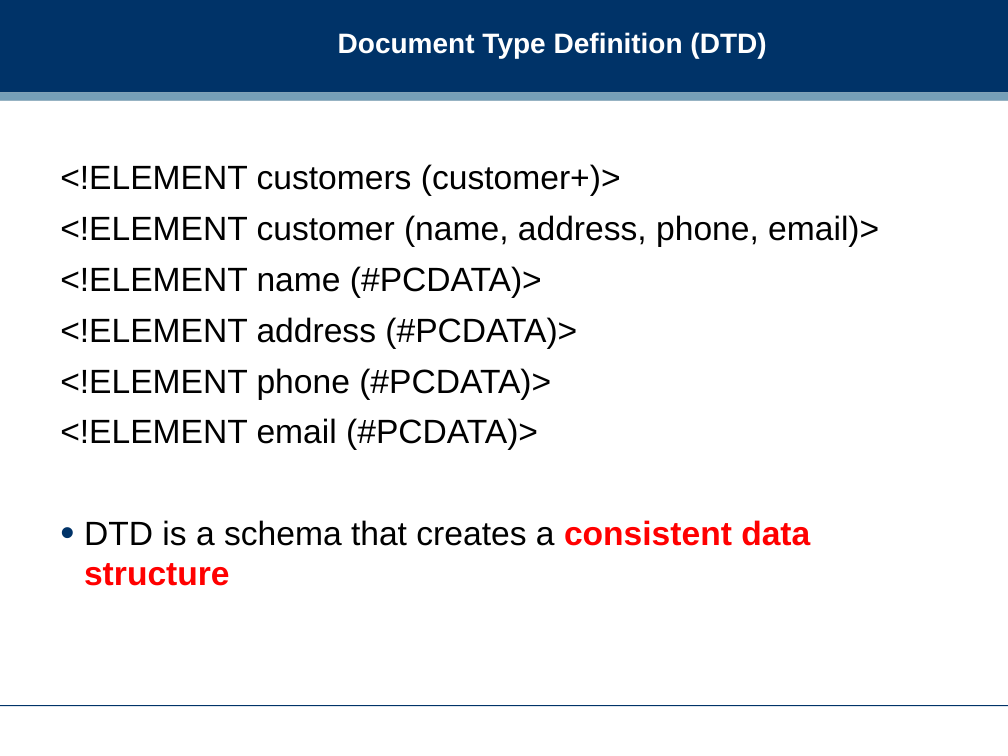
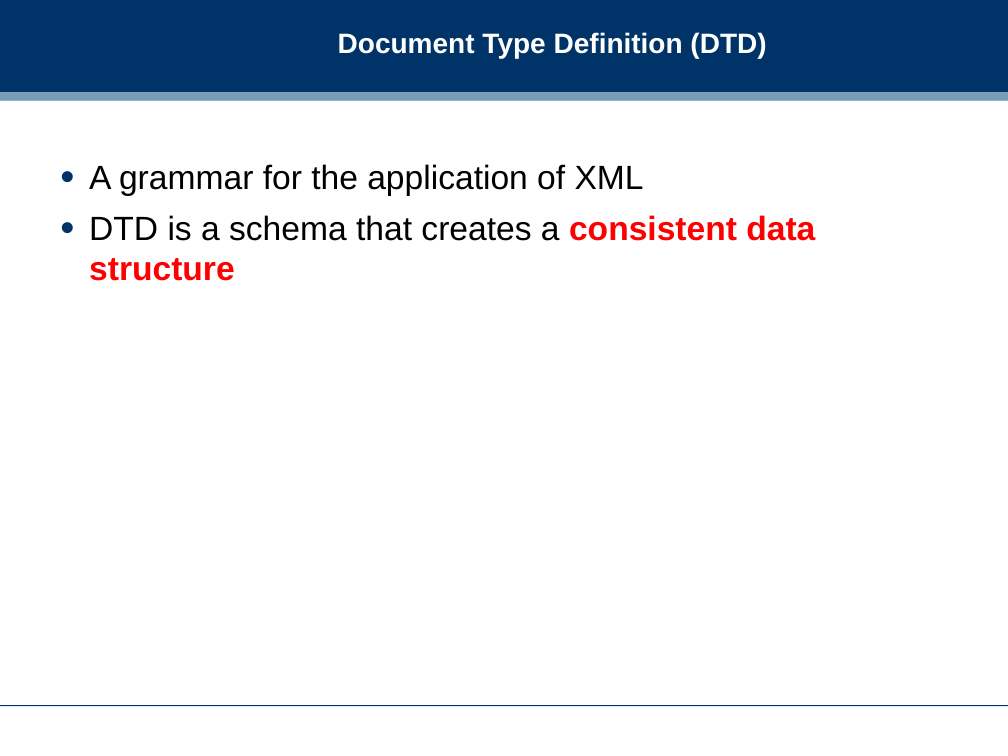
Before and after one commit to dreamind/ix, a slide deck: slide 17 of lectures/representing-data/xml.ppt. Drawn at 1008x756 pixels with LibreOffice and Linux fonts; fonts in the diff are those of the drawing; background and template pictures are left out. Boxes give left, top, right and bottom in pixels: in the first picture for what was removed or moved away, otherwise in the second. Text is boxed around its words. In the diff, an @@ line names an element or a change of style, - is before the commit and + after.

```diff
--- a/lectures/representing-data/xml.ppt
+++ b/lectures/representing-data/xml.ppt
@@ text at [89,164,644,196]: text changed @@
-<!ELEMENT customers (customer+)>
-<!ELEMENT customer (name, address, phone, email)>
-<!ELEMENT name (#PCDATA)>
-<!ELEMENT address (#PCDATA)>
-<!ELEMENT phone (#PCDATA)>
-<!ELEMENT email (#PCDATA)>
+• A grammar for the application of XML
@@ text at [89,215,815,281]: indent changed @@
```
Also in this commit, not shown: 8 other slides changed, 5 slides added, 7 slides removed, 11 other files.
